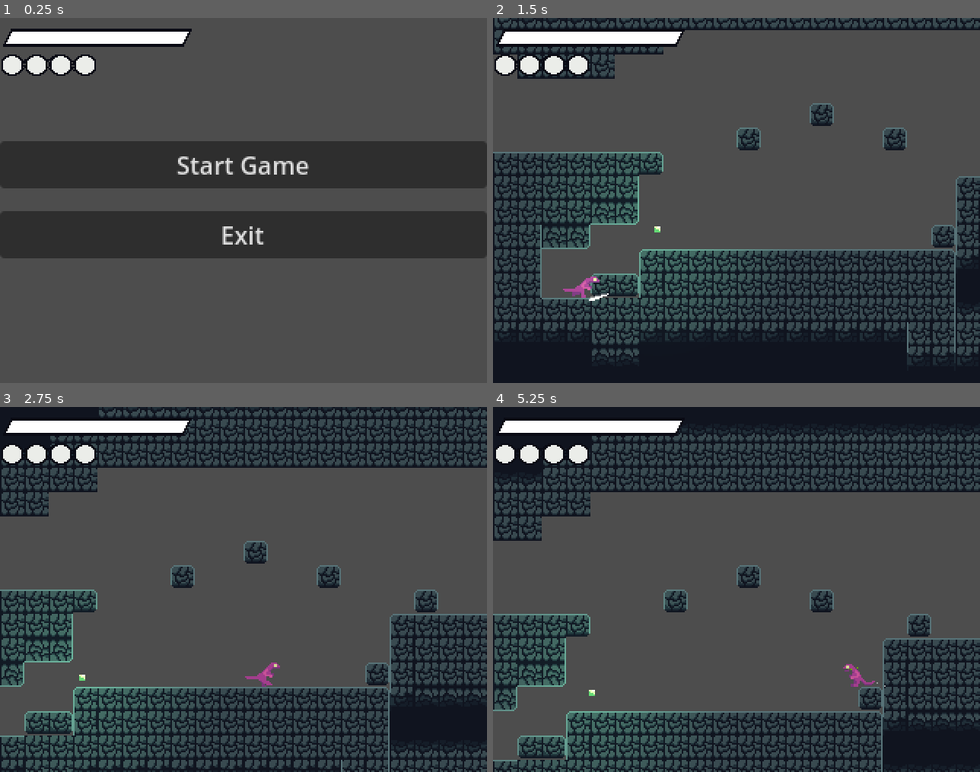
Above: before the commit, frames 1-4 (two rows, left to right).
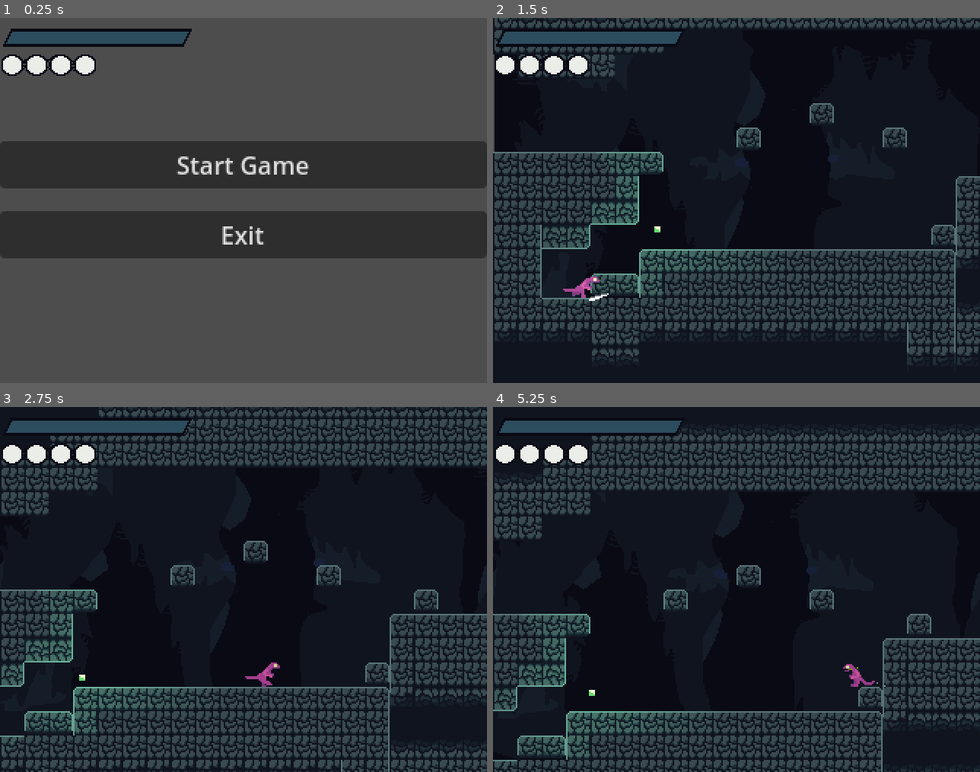
Above: after the commit, the same moments.

Repository: Liakatido/MVM19
Game: Godot game, scene res://scenes/game.tscn
The game is run twice, just before and just after one commit, with the same random seed, the same clock (stepped at 60 frames per second) and the same inputs.
Inputs:
- Up to frame 1 (0.25 s): no input
- Up to frame 2 (1.5 s): click "Start Game" at 0.5 s; tap Enter (ui_accept) at 1.25 s; hold Right (right) from 1.28 s (still down); hold X (attack) from 1.28 s (still down)
- Up to frame 3 (2.75 s): keep holding Right (right); tap Z (jump) at 1.52, 2.27 s; release X (attack) at 2.03 s; tap C (dash) at 2.1 s
- Up to frame 4 (5.25 s): release Right (right) at 2.78 s; hold Left (left) 2.78-3.53 s; hold V (spit) 2.78-3.53 s; hold Right (right) 3.53-5.03 s; tap X (attack) at 3.6 s; tap Z (jump) at 3.77, 4.52 s; hold C (dash) 4.28-5.03 s; hold Left (left) from 5.03 s (still down); tap V (spit) at 5.1 s

The runs differ from the first frame. In frame 1, 1.2% of the frame differs, in the area x 1-39%, y 3-8%; in frame 2, 50%; in frame 3, 52%, in the area x 0-100%, y 3-92%; in frame 4, 52%.

Commit message:
backgrounds

Diff:
--- /dev/null
+++ b/scenes/game.gdshader
@@ -0,0 +1,15 @@
+shader_type canvas_item;
+
+uniform vec4 first_color : hint_color = vec4(1.0);
+uniform vec4 second_color : hint_color = vec4(0.0, 0.0, 0.0, 1.0);
+uniform float position : hint_range(-0.5, 0.5) = 0.0;
+uniform float size : hint_range(0.5, 2) = 0.5;
+uniform float angle : hint_range(0.0, 360.0) = 0.0;
+
+void fragment() {
+	float pivot = position + 0.5;
+	vec2 uv = UV - pivot;
+	float rotated = uv.x * cos(radians(angle)) - uv.y * sin(radians(angle));
+	float pos = smoothstep((1.0 - size) + position, size + 0.0001 + position, rotated + pivot);
+	COLOR = mix(first_color, second_color, pos);
+}
--- a/scenes/game.tscn
+++ b/scenes/game.tscn
@@ -41,6 +41,7 @@
 value = 100.0
 texture_under = ExtResource("3_qib50")
 texture_progress = ExtResource("4_26oja")
+tint_progress = Color(0.172549, 0.301961, 0.364706, 1)
 
 [node name="uiSpit" type="TextureProgressBar" parent="uiLayer/uiMargins/uiSegments/uiBars"]
 unique_name_in_owner = true
--- a/scenes/levels/tilesets/cave_tileset.tres
+++ b/scenes/levels/tilesets/cave_tileset.tres
@@ -1,6 +1,9 @@
-[gd_resource type="TileSet" load_steps=3 format=3 uid="uid://07ih54c4gmpd"]
+[gd_resource type="TileSet" load_steps=4 format=3 uid="uid://07ih54c4gmpd"]
 
 [ext_resource type="Texture2D" uid="uid://cah4evg6ueolx" path="res://assets/tileset.png" id="1_eiree"]
+
+[sub_resource type="OccluderPolygon2D" id="OccluderPolygon2D_oqc6o"]
+polygon = PackedVector2Array(-8, -8, 8, -8, 8, 8, -8, 8)
 
 [sub_resource type="TileSetAtlasSource" id="TileSetAtlasSource_8hwqp"]
 texture = ExtResource("1_eiree")
@@ -53,6 +56,7 @@
 0:1/0/physics_layer_0/polygon_0/points = PackedVector2Array(-8, -8, 8, -8, 8, 8, -8, 8)
 1:1/next_alternative_id = 4
 1:1/0 = 0
+1:1/0/occlusion_layer_0/polygon = SubResource("OccluderPolygon2D_oqc6o")
 1:1/0/physics_layer_0/linear_velocity = Vector2(0, 0)
 1:1/0/physics_layer_0/angular_velocity = 0.0
 1:1/0/physics_layer_0/polygon_0/points = PackedVector2Array(-8, -8, 8, -8, 8, 8, -8, 8)
@@ -102,6 +106,48 @@
 0:3/0 = 0
 0:3/0/physics_layer_0/linear_velocity = Vector2(0, 0)
 0:3/0/physics_layer_0/angular_velocity = 0.0
+33:45/0 = 0
+33:45/0/physics_layer_0/linear_velocity = Vector2(0, 0)
+33:45/0/physics_layer_0/angular_velocity = 0.0
+36:46/0 = 0
+36:46/0/physics_layer_0/linear_velocity = Vector2(0, 0)
+36:46/0/physics_layer_0/angular_velocity = 0.0
+37:46/0 = 0
+37:46/0/physics_layer_0/linear_velocity = Vector2(0, 0)
+37:46/0/physics_layer_0/angular_velocity = 0.0
+38:47/0 = 0
+38:47/0/physics_layer_0/linear_velocity = Vector2(0, 0)
+38:47/0/physics_layer_0/angular_velocity = 0.0
+39:47/0 = 0
+39:47/0/physics_layer_0/linear_velocity = Vector2(0, 0)
+39:47/0/physics_layer_0/angular_velocity = 0.0
+40:48/0 = 0
+40:48/0/physics_layer_0/linear_velocity = Vector2(0, 0)
+40:48/0/physics_layer_0/angular_velocity = 0.0
+41:48/0 = 0
+41:48/0/physics_layer_0/linear_velocity = Vector2(0, 0)
+41:48/0/physics_layer_0/angular_velocity = 0.0
+42:49/0 = 0
+42:49/0/physics_layer_0/linear_velocity = Vector2(0, 0)
+42:49/0/physics_layer_0/angular_velocity = 0.0
+43:49/0 = 0
+43:49/0/physics_layer_0/linear_velocity = Vector2(0, 0)
+43:49/0/physics_layer_0/angular_velocity = 0.0
+44:50/0 = 0
+44:50/0/physics_layer_0/linear_velocity = Vector2(0, 0)
+44:50/0/physics_layer_0/angular_velocity = 0.0
+45:50/0 = 0
+45:50/0/physics_layer_0/linear_velocity = Vector2(0, 0)
+45:50/0/physics_layer_0/angular_velocity = 0.0
+46:51/0 = 0
+46:51/0/physics_layer_0/linear_velocity = Vector2(0, 0)
+46:51/0/physics_layer_0/angular_velocity = 0.0
+47:51/0 = 0
+47:51/0/physics_layer_0/linear_velocity = Vector2(0, 0)
+47:51/0/physics_layer_0/angular_velocity = 0.0
+48:52/0 = 0
+48:52/0/physics_layer_0/linear_velocity = Vector2(0, 0)
+48:52/0/physics_layer_0/angular_velocity = 0.0
 
 [resource]
 occlusion_layer_0/light_mask = 1023
--- a/scenes/player/player.tscn
+++ b/scenes/player/player.tscn
@@ -9,6 +9,7 @@
 [ext_resource type="AudioStream" uid="uid://crjj7bdivn0vf" path="res://assets/sounds/player/dash.ogg" id="7_hclhd"]
 [ext_resource type="AudioStream" uid="uid://5pvtgkqln6ir" path="res://assets/sounds/player/spit.ogg" id="8_cexea"]
 [ext_resource type="Texture2D" uid="uid://cqiksaji3x2wf" path="res://assets/particles/dust.png" id="9_hkxte"]
+[ext_resource type="Texture2D" uid="uid://c5732q3cgouvf" path="res://assets/backgrounds/caves1.png" id="10_ygic6"]
 
 [sub_resource type="RectangleShape2D" id="RectangleShape2D_dcpus"]
 size = Vector2(8.5, 13.5)
@@ -89,6 +90,44 @@
 "transitions": PackedFloat32Array(1, 1, 1),
 "update": 1,
 "values": [Rect2(0, 96, 32, 32), Rect2(32, 96, 32, 32), Rect2(64, 96, 32, 32)]
+}
+
+[sub_resource type="Animation" id="Animation_gvm56"]
+resource_name = "down"
+length = 0.3
+tracks/0/type = "value"
+tracks/0/imported = false
+tracks/0/enabled = true
+tracks/0/path = NodePath("Sprite2D:region_rect")
+tracks/0/interp = 1
+tracks/0/loop_wrap = true
+tracks/0/keys = {
+"times": PackedFloat32Array(0, 0.1),
+"transitions": PackedFloat32Array(1, 1),
+"update": 1,
+"values": [Rect2(0, 160, 32, 32), Rect2(32, 160, 32, 32)]
+}
+tracks/1/type = "bezier"
+tracks/1/imported = false
+tracks/1/enabled = true
+tracks/1/path = NodePath("Sprite2D:scale:x")
+tracks/1/interp = 1
+tracks/1/loop_wrap = true
+tracks/1/keys = {
+"handle_modes": PackedInt32Array(0),
+"points": PackedFloat32Array(1, -0.25, 0, 0.25, 0),
+"times": PackedFloat32Array(0.2)
+}
+tracks/2/type = "bezier"
+tracks/2/imported = false
+tracks/2/enabled = true
+tracks/2/path = NodePath("Sprite2D:scale:y")
+tracks/2/interp = 1
+tracks/2/loop_wrap = true
+tracks/2/keys = {
+"handle_modes": PackedInt32Array(0),
+"points": PackedFloat32Array(0.95, -0.25, 0, 0.25, 0),
+"times": PackedFloat32Array(0.2)
 }
 
 [sub_resource type="Animation" id="Animation_julyj"]
@@ -157,44 +196,6 @@
 "args": [0.0],
 "method": &"play"
 }]
-}
-
-[sub_resource type="Animation" id="Animation_gvm56"]
-resource_name = "down"
-length = 0.3
-tracks/0/type = "value"
-tracks/0/imported = false
-tracks/0/enabled = true
-tracks/0/path = NodePath("Sprite2D:region_rect")
-tracks/0/interp = 1
-tracks/0/loop_wrap = true
-tracks/0/keys = {
-"times": PackedFloat32Array(0, 0.1),
-"transitions": PackedFloat32Array(1, 1),
-"update": 1,
-"values": [Rect2(0, 160, 32, 32), Rect2(32, 160, 32, 32)]
-}
-tracks/1/type = "bezier"
-tracks/1/imported = false
-tracks/1/enabled = true
-tracks/1/path = NodePath("Sprite2D:scale:x")
-tracks/1/interp = 1
-tracks/1/loop_wrap = true
-tracks/1/keys = {
-"handle_modes": PackedInt32Array(0),
-"points": PackedFloat32Array(1, -0.25, 0, 0.25, 0),
-"times": PackedFloat32Array(0.2)
-}
-tracks/2/type = "bezier"
-tracks/2/imported = false
-tracks/2/enabled = true
-tracks/2/path = NodePath("Sprite2D:scale:y")
-tracks/2/interp = 1
-tracks/2/loop_wrap = true
-tracks/2/keys = {
-"handle_modes": PackedInt32Array(0),
-"points": PackedFloat32Array(0.95, -0.25, 0, 0.25, 0),
-"times": PackedFloat32Array(0.2)
 }
 
 [sub_resource type="Animation" id="Animation_ewou4"]
@@ -317,5 +318,19 @@
 [node name="AttackMarker" type="Marker2D" parent="."]
 position = Vector2(10, -7)
 
+[node name="ParallaxBackground" type="ParallaxBackground" parent="."]
+scroll_base_scale = Vector2(0.3, 0.3)
+
+[node name="ParallaxLayer" type="ParallaxLayer" parent="ParallaxBackground"]
+
+[node name="Sprite2D" type="TextureRect" parent="ParallaxBackground/ParallaxLayer"]
+texture_repeat = 2
+offset_left = 1.0
+offset_top = -1.0
+offset_right = 712.0
+offset_bottom = 430.0
+texture = ExtResource("10_ygic6")
+stretch_mode = 1
+
 [connection signal="animation_finished" from="AnimationPlayer" to="." method="_on_animation_player_animation_finished"]
 [connection signal="animation_started" from="AnimationPlayer" to="." method="_on_animation_player_animation_started"]
Not shown: 1 places in scenes/player/player.tscn that only renumber resources
